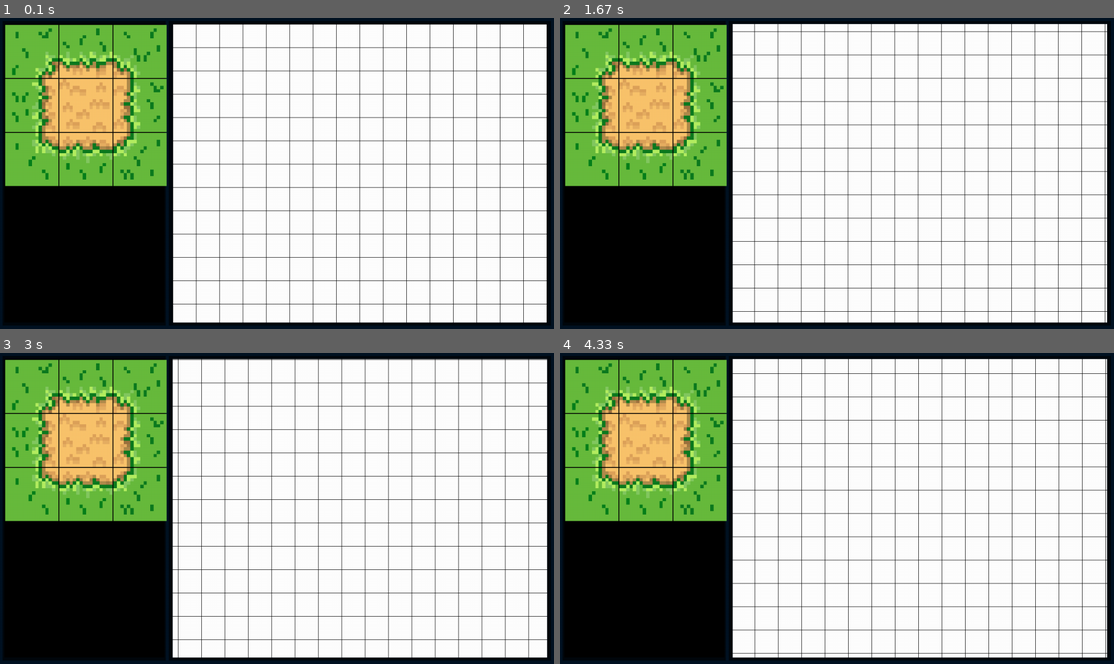
Above: before the commit, frames 1-4 (two rows, left to right).
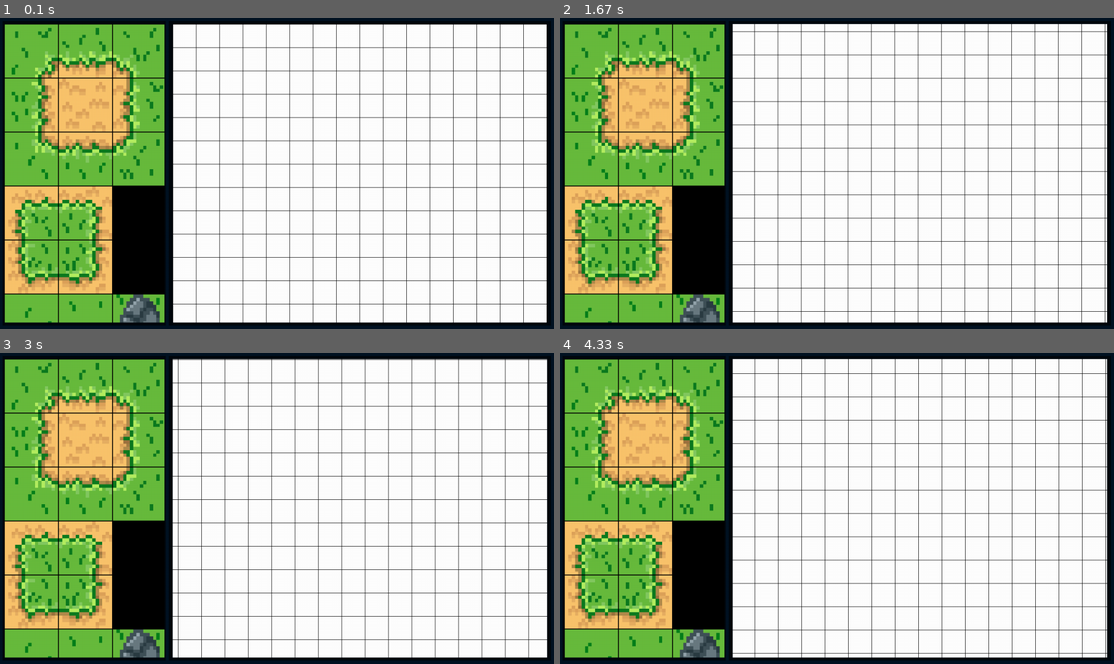
Above: after the commit, the same moments.

Repository: Ultrasword/Pygame-Map-Editor
Game: pygame game, started from level_editor.py
Same seed, same stepped clock (60 frames per second), same inputs: the game is played once before the commit and once after it.
Inputs (mouse positions are in pixels of both pictures, inside the frame that each line leads up to):
- Up to frame 1 (0.1 s): no input
- Up to frame 2 (1.67 s): click (837, 173) at 0.38 s; hold Right 0.67-1.13 s; hold Up 1.17-1.47 s; click (704, 176) at 1.55 s
- Up to frame 3 (3 s): hold Right 1.83-2.3 s; hold Left 2.33-2.87 s; hold Down from 2.9 s (still down)
- Up to frame 4 (4.33 s): release Down at 3.2 s; hold Left 3.23-3.63 s; hold Up 3.67-4.03 s; hold Right from 4.07 s (still down)

The runs differ from the first frame. In frame 1, 12% of the frame differs, in the area x 0-31%, y 1-99%; in frame 2, 12%; in frame 3, 12%; in frame 4, 12%.

Commit message:
scrolling in side bar

Diff:
--- a/assets/spritesheets/grass.json
+++ b/assets/spritesheets/grass.json
@@ -5,6 +5,11 @@
     "tiles": [
         "1.1", "2.1", "3.1",
         "1.2", "2.2", "3.2",
-        "1.3", "2.3", "3.3"
+        "1.3", "2.3", "3.3",
+        "4.1", "5.1", null,
+        "4.2", "5.2", null,
+        "7.1", "8.1", "9.1",
+        "7.2", "8.2", "9.2",
+        "7.3", "8.3", "9.3"
     ]
 }
--- a/engine/user_input.py
+++ b/engine/user_input.py
@@ -47,6 +47,8 @@
     if key_event.button < 4:
         mouse[key_event.button] = True
         mouse_pressed_this.add(key_event.button)
+        return
+    mouse_scroll_update(key_event)
 
 
 def mouse_button_release(key_event):
@@ -57,7 +59,12 @@
 
 def mouse_scroll_update(scroll_event):
     """Mouse scroll update"""
-    print(scroll_event)
+    global y_scroll
+    # even is up, odd is down
+    direction = scroll_event.button % 2 == 0
+    y_scroll = -scroll_event.button//2
+    if direction:
+        y_scroll = scroll_event.button//2
 
 
 def mouse_move_update(move_event):
@@ -82,5 +89,8 @@
 # update both mouse and keyboard
 def update():
     """Updates keyboard - clears the pressed set"""
+    global y_scroll, x_scroll
     pressed.clear()
     mouse_pressed_this.clear()
+    y_scroll = 0
+    x_scroll = 0
--- a/level_editor.py
+++ b/level_editor.py
@@ -50,6 +50,8 @@
 tilemap.z_index = 3
 
 editor_area.set_tile_map(tilemap)
+
+editor_area.save_tile_map_to_file("test.json", container)
 
 # set art tool
 
--- a/src/art_tool.py
+++ b/src/art_tool.py
@@ -25,12 +25,17 @@
 
 
 class Brush:
-    def __init__(self, icon, size, width):
+    def __init__(self, icon, size, width, brush_icon=None):
         """Brush constructor"""
         self.icon_path = icon
         self.icon = filehandler.scale(filehandler.get_image(icon), size) if icon else icon
         self.size = size
         self.block_width = width
+        # brush icon for showing
+        self.brush_icon = brush_icon
+        self.brush_icon_image = None
+        if brush_icon:
+            self.brush_icon_image = filehandler.get_image(brush_icon)
 
     @property
     def icon_image(self):
--- a/src/editor_box.py
+++ b/src/editor_box.py
@@ -43,9 +43,11 @@
 
         # stats
         self.hovering = False
+        self.back_fill_color = (0, 0, 0)
 
     def fill_color(self, color):
         """Fill the color of our surface"""
+        self.back_fill_color = color
         self.background.fill(color)
 
     def render(self, window, offset):
@@ -151,9 +153,13 @@
         """Constructor for side bar item selection"""
         super().__init__(parent, left, top, right, bottom)
         # selecion
-        self.items = []
         self.selected = []
         self.used_pos = set()
+        # scrolling
+        self.scrolly = 0
+        self.lowest_bottom = 0
+        # spritesheets
+        self.sprite_sheets = {}
 
     @property
     def item_padding(self):
@@ -191,10 +197,12 @@
         x = child.grid_pos % self.column
         y = child.grid_pos // self.column
         # set values for position and apply padding
-        child.pos[0] = self.pos[0] + self.item_width * x + self.padding * (x+1)
-        child.pos[1] = self.pos[1] + self.item_width * y + self.padding * (y+1)
+        child.pos[0] = int(self.pos[0] + self.item_width * x + self.padding * (x+1))
+        child.pos[1] = int(self.pos[1] + self.item_width * y + self.padding * (y+1))
         child.area[0] = int(self.item_width - self.padding * 2)
         child.area[1] = child.area[0]
+        # set rel pos
+        child.rel_pos = [child.pos[0] - self.pos[0], child.pos[1] - self.pos[1], child.area[0], child.area[1]]
         # scale image
         child.background = filehandler.scale(filehandler.get_image(child.sprite_path),
                     child.area)
@@ -212,8 +220,14 @@
         height = data["tile_height"]
         tile_pos = data["tiles"]
         sprite_sheet = filehandler.get_image(image)
+        self.sprite_sheets[file_path] = sprite_sheet
         # add each child to the children
         for pos in tile_pos:
+            if pos == None:
+                # add an empty block
+                grid_pos = self.find_lowest_pos()
+                self.used_pos.add(grid_pos)
+                continue
             # get x and y pos
             x, y = map(int, pos.split("."))
             # grab sprite from the image
@@ -226,7 +240,23 @@
             self.apply_all_transformations(item)
             # set image
             item.background = filehandler.scale(filehandler.cut(px, py, width, height, sprite_sheet), (self.item_width, self.item_width))
-        # ggs
+            self.lowest_bottom = max(self.lowest_bottom, item.pos[1] + item.area[1])
+
+    def update(self, dt):
+        """update the objects inside and the side bar"""
+        # get scrolling
+        self.dirty = True
+        self.scrolly -= user_input.y_scroll * 10
+        # set a clamp onto the scrolling
+        self.scrolly = maths.clamp(self.scrolly, 0, self.lowest_bottom)
+        # render the items inside first
+        self.background.fill(self.back_fill_color)
+        for eid in self.children:
+            child = statehandler.CURRENT.handler.entities[eid]
+            child.update_mouse(self.scrolly)
+            # render each child onto background with offset
+            self.background.blit(child.background, (child.rel_pos[0], child.rel_pos[1] - self.scrolly))
+            self.image = self.background
 
 
 class SideBarItem(Editor_Box):
@@ -235,7 +265,7 @@
         super().__init__(parent, left, top, right, bottom)
         self.image_path = None
         # image etc
-        # print(self.pos, self.area)
+        self.parent = parent
 
     @property
     def sprite(self):
@@ -257,13 +287,41 @@
         """Set the sprite path"""
         self.image_path = path
 
+    def update_mouse(self, y_scroll):
+        """update but better"""
+        mpos = user_input.get_mouse_pos()
+        self.hovering = False
+        if self.pos[0] > mpos[0]:
+            return
+        if self.pos[0] + self.area[0] < mpos[0]:
+            return
+        if self.pos[1] > mpos[1] + y_scroll:
+            return
+        if self.pos[1] + self.area[1] < mpos[1] + y_scroll:
+            return
+
+        # is hovering - check if clicking
+        if not user_input.mouse[1]:
+            return
+
+        # handle clicking stuff
+        if art_tool.ACTIVE_EDITOR:
+            art_tool.ACTIVE_EDITOR.user_brush.icon_image = self.sprite
+        art_tool.ART_ITEM_SELECTION = self
+
     def update(self, dt):
+        """Update function overload"""
         # check if mouse hovers and if click
+        return
         if self.clicked:
             if art_tool.ACTIVE_EDITOR:
                 art_tool.ACTIVE_EDITOR.user_brush.icon_image = self.sprite
             # print("CLICKED!!!")
             art_tool.ART_ITEM_SELECTION = self
+
+    def render(self, window, offset):
+        """Empty func"""
+        pass
 
 
 class LevelEditor(Editor_Box):
@@ -416,6 +474,31 @@
             window.blit(self.image, (self.pos[0] + offset[0], self.pos[1] + offset[1]))
             statehandler.CURRENT.handler.changed = True
 
+    def save_tile_map_to_file(self, file_path, sidebar_object):
+        """Save the tilemap to a file"""
+        # make a save buffer
+        buffer = {}
+        # store data into buffer
+        buffer["level_name"] = None
+        # get blocks and texture data
+        buffer["spritesheets"] = {}
+        # just save another copy of all the level sprites
+        for cid in sidebar_object.children:
+            child = statehandler.CURRENT.handler.entities[cid]
+            # check if they are sidebar item object type
+            if type(child) == SideBarItem:
+                print("yes")
+
+        return
+
+        # open file path object
+        with open(file_path, "w") as file:
+            # write data into file
+
+
+            # close file
+            file.close()
+
 
 class TileMap(Editor_Box):
     def __init__(self, parent, l, t, r, b):
@@ -431,7 +514,7 @@
 
     def set_tile_at_event(self, data: dict):
         """set tile using given dict event"""
-        print("TileMap: ", data)
+        # print("TileMap: ", data)
         self.dirty = True
         self.set_tile_at(data['x'], data['y'], data['img'])
 
